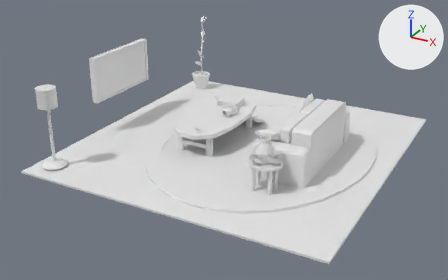
The Blender file scenes/living_room.blend as it was, and as the next commit left it.
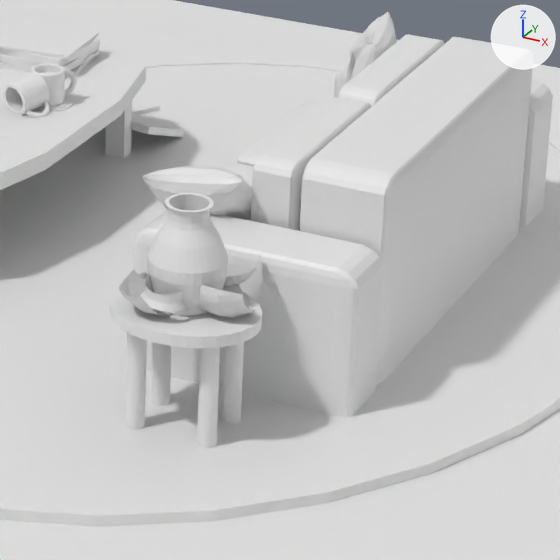
The first picture shows the older version from a 50 mm camera at (9.4, -27.7, 18.6) aimed at (-10.2, 8.0, 0.8). The close-ups show both versions on the part from 49% to 79% of the width and 32% to 79% of the height of that picture; other places that the commit changed are outside them. The axes (+X, +Y, +Z) are drawn at upper right. The lights are the same throughout.

The first close-up shows 'Couch.001', 'Couch.003', 'Couch.004', 'Couch.005', 'Couch.006', 'Floor', 'Magazine', 'Rug', 'SideTable', 'SideTable.001', 'SideTable.002', 'SideTable.003', 'SideTable.004', 'Table.005', 'Vase', 'Vase Collided'.
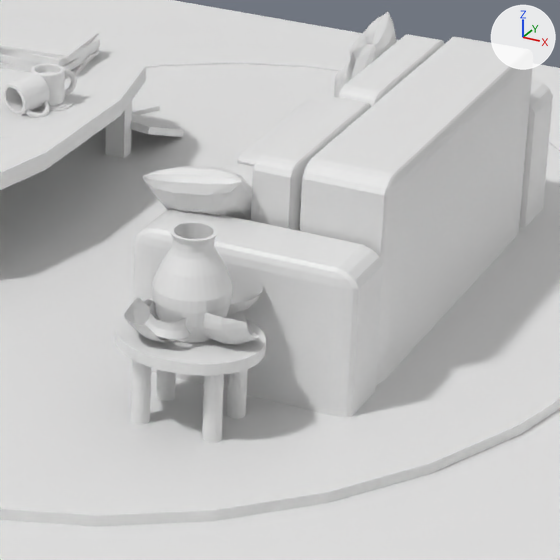
Location of each change, [x1, y1, x2, y2] in pixels of the close-ups (560 x 560 px):
'Vase', moved: before [147, 193, 228, 316]; after [152, 221, 232, 343]
'SideTable', moved: before [110, 279, 262, 348]; after [114, 306, 266, 376]
'Vase Collided', moved: before [119, 254, 260, 318]; after [124, 289, 263, 345]
'SideTable.002', moved: before [197, 347, 220, 448]; after [202, 375, 224, 443]
'SideTable.004', moved: before [125, 332, 147, 430]; after [131, 360, 151, 425]
'SideTable.003', moved: before [222, 342, 244, 424]; after [226, 369, 248, 419]
'SideTable.001', moved: before [151, 342, 171, 406]; after [156, 369, 176, 401]

The change in detail:
Object 'SideTable' (ob_sidetable) moves from (-4.93, 3.52, 2.07) to (-4.93, 3.7, 1.57).
Object 'SideTable.002' (ob_sidetable_002) moves from (-4.36, 3.13, 0.89) to (-4.36, 3.31, 0.38).
Object 'SideTable.003' (ob_sidetable_003) moves from (-4.36, 3.98, 0.89) to (-4.36, 4.15, 0.38).
Object 'Vase' (ob_vase) moves from (-4.93, 3.55, 2.22) to (-4.93, 3.73, 1.72).
Object 'SideTable.004' (ob_sidetable_004) moves from (-5.5, 3.13, 0.89) to (-5.5, 3.31, 0.38).
Object 'SideTable.001' (ob_sidetable_001) moves from (-5.5, 3.98, 0.89) to (-5.5, 4.15, 0.38).
